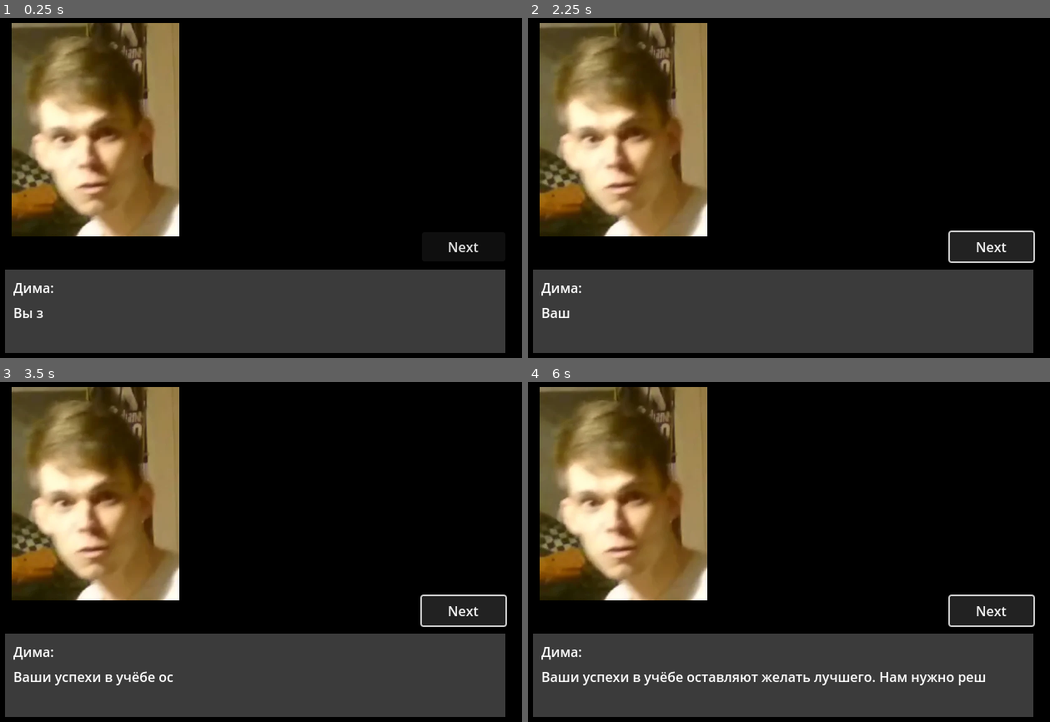
Above: before the commit, frames 1-4 (two rows, left to right).
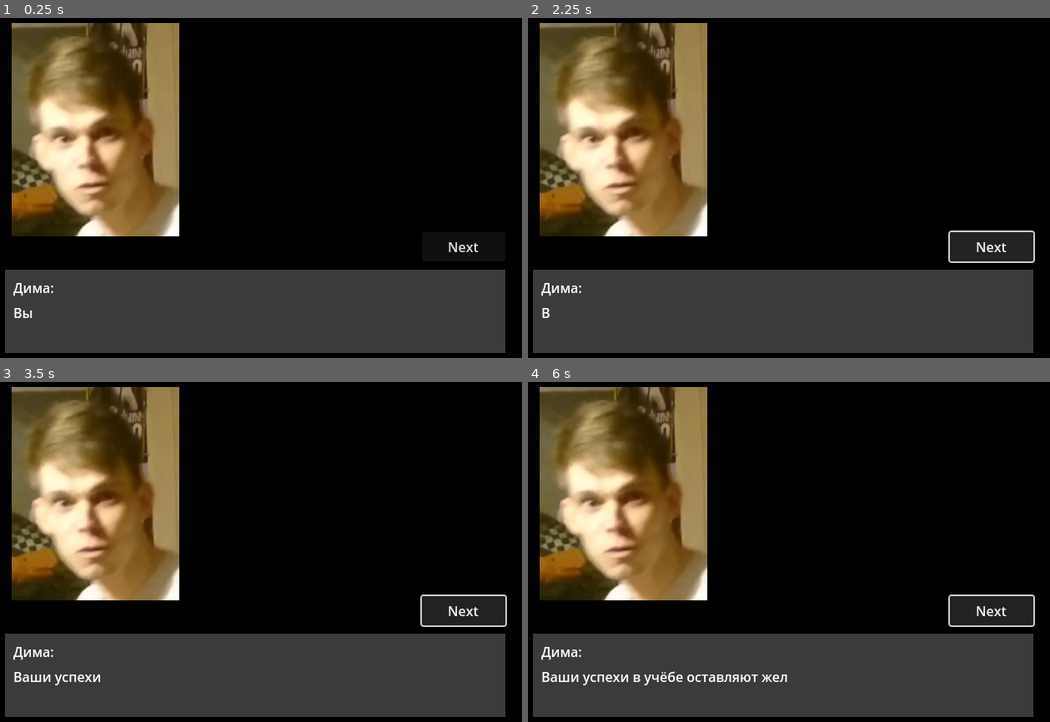
Above: after the commit, the same moments.

Repository: TOO-Nurmak-Studios/posvaga-rpg
Game: Godot game, scene res://dialog_scene/dialog.tscn
The game is run twice, just before and just after one commit, with the same random seed, the same clock (stepped at 60 frames per second) and the same inputs. This scene is started directly instead of the project's main scene.
Inputs:
- Up to frame 1 (0.25 s): no input
- Up to frame 2 (2.25 s): click "Next" at 0.5 s; click "Next" at 1.25 s; tap Enter (debug_action_1) at 2 s; hold Right (ui_right) from 2.03 s (still down); tap Down (select_next) at 2.1 s
- Up to frame 3 (3.5 s): release Right (ui_right) at 2.78 s; hold Left (ui_left) from 2.78 s (still down); tap Up (select_prev) at 2.85 s
- Up to frame 4 (6 s): release Left (ui_left) at 3.53 s; hold Right (ui_right) 3.53-5.03 s; tap Down (select_next) at 3.6, 5.1 s; tap Up (select_prev) at 4.35, 5.85 s; hold Left (ui_left) from 5.03 s (still down)

The runs differ from the first frame. In frame 1, less than 0.1% of the frame differs, in the area x 7-9%, y 86-89%; in frame 2, less than 0.1%; in frame 3, 0.2%; in frame 4, 0.5%, in the area x 49-88%, y 85-90%.

Commit message:
keys printing sounds

Diff:
--- a/dialog_scene/Dialog.gd
+++ b/dialog_scene/Dialog.gd
@@ -45,12 +45,12 @@
 func create_dialog_data():
 	var _units: Array[DialogUnit]
 	_units.resize(6)
-	_units[0] = DialogUnit.new(0, ReplicaData.new("Дима", "Вы знаете, зачем мы здесь собрались?", 20), [], 1)
-	_units[1] = DialogUnit.new(1, ReplicaData.new("Гриша", "Нет.", 10), [], 2)
-	_units[2] = DialogUnit.new(2, ReplicaData.new("Дима", "Ваши успехи в учёбе оставляют желать лучшего. Нам нужно решить этот вопрос..", 20), [], 3)
-	_units[3] = DialogUnit.new(3, ReplicaData.new("Гриша", "...", 2), [ChoiceOptionData.new("grisha-pls-no", "Не надо...", 4), ChoiceOptionData.new("grisha-eff", "Щас тебя порешаю", 5)], -1)
-	_units[4] = DialogUnit.new(4, ReplicaData.new("Дима", "<Взрыв>", 30), [], 6)
-	_units[5] = DialogUnit.new(5, ReplicaData.new("Дима", "Чё тявкнул, Бобик?", 5), [], 7)
+	_units[0] = DialogUnit.new(0, ReplicaData.new("Дима", "Вы знаете, зачем мы здесь собрались?", 10, "res://dialog_scene/key_press.wav"), [], 1)
+	_units[1] = DialogUnit.new(1, ReplicaData.new("Гриша", "Нет.", 10, "res://dialog_scene/key_press.wav"), [], 2)
+	_units[2] = DialogUnit.new(2, ReplicaData.new("Дима", "Ваши успехи в учёбе оставляют желать лучшего. Нам нужно решить этот вопрос...", 10, "res://dialog_scene/key_press.wav"), [], 3)
+	_units[3] = DialogUnit.new(3, ReplicaData.new("Гриша", "...", 10, "res://dialog_scene/key_press.wav"), [ChoiceOptionData.new("grisha-pls-no", "Не надо...", 4), ChoiceOptionData.new("grisha-eff", "Щас тебя порешаю", 5)], -1)
+	_units[4] = DialogUnit.new(4, ReplicaData.new("Дима", "<Взрыв>", 30, "res://dialog_scene/key_press.wav"), [], 6)
+	_units[5] = DialogUnit.new(5, ReplicaData.new("Дима", "Чё тявкнул, Бобик?", 10, "res://dialog_scene/key_press.wav"), [], 7)
 	var _speakers: Array[SpeakerData]
 	_speakers.resize(2)
 	_speakers[0] = SpeakerData.new("Дима", "res://sprites/dima.png", SpeakerData.Location.LEFT)
--- a/dialog_scene/ReplicaData.gd
+++ b/dialog_scene/ReplicaData.gd
@@ -4,8 +4,10 @@
 var text: String
 ## symbols per second
 var speed: float
+var sound_path: String
 
-func _init(_speaker_name: String, _text: String, _speed: float):
+func _init(_speaker_name: String, _text: String, _speed: float, _sound_path: String):
 	speaker_name = _speaker_name
 	text = _text
 	speed = _speed
+	sound_path = _sound_path
--- a/dialog_scene/ReplicasBox.gd
+++ b/dialog_scene/ReplicasBox.gd
@@ -2,12 +2,21 @@
 
 extends Control
 
+@export
+var delay_multiplier: float
+@export
+var min_pitch: float = 0.75
+@export
+var max_pitch: float = 1.25
+
 var full_text: String
 var seconds_before_next_symbol: float
 var is_printing: bool
+var sound_path: String
+var audio_source: AudioStreamPlayer
 
 func _ready():
-	pass
+	audio_source = get_node("AudioStreamPlayer")
 
 func _process(delta):
 	pass
@@ -15,19 +24,42 @@
 func set_replica(replica: ReplicaData):
 	$Rect/SpeakerNameLabel.text = replica.speaker_name + ":"
 	$Rect/TextLabel.text = ""
+	if sound_path != replica.sound_path:
+		audio_source.stream = load(replica.sound_path)
 	full_text = replica.text
 	seconds_before_next_symbol = 1 / replica.speed
 	is_printing = true
 	print_text()
 
 func print_text():
-	for symbol in full_text:
-		$Rect/TextLabel.text += symbol
-		await get_tree().create_timer(seconds_before_next_symbol).timeout
+	var prev_char = ''
+	for char in full_text:
+		await get_tree().create_timer(get_delay(prev_char, char)).timeout
+		if is_not_space(char):
+			play_sound()
 		if (not is_printing):
 			return
+		$Rect/TextLabel.text += char
+		prev_char = char
 	is_printing = false
 
 func show_full_text():
 	$Rect/TextLabel.text = full_text
 	is_printing = false
+
+func play_sound():
+	audio_source.stop()
+	audio_source.pitch_scale = randf_range(min_pitch, max_pitch)
+	audio_source.play()
+
+func is_not_space(char):
+	return char != " "
+
+func is_punctiation(char):
+	return ".,?!:;-".contains(char)
+
+func get_delay(prev_char, next_char):
+	if is_punctiation(prev_char) or next_char == '\n':
+		return seconds_before_next_symbol * delay_multiplier
+	else:
+		return seconds_before_next_symbol;
--- a/dialog_scene/dialog.tscn
+++ b/dialog_scene/dialog.tscn
@@ -22,6 +22,9 @@
 offset_bottom = -20.0
 grow_horizontal = 2
 grow_vertical = 0
+delay_multiplier = 5.0
+min_pitch = 0.7
+max_pitch = 0.8
 
 [node name="ChoicesBox" parent="CanvasLayer" instance=ExtResource("3_0xo40")]
 process_mode = 3
--- a/dialog_scene/replicas_box.tscn
+++ b/dialog_scene/replicas_box.tscn
@@ -37,3 +37,5 @@
 offset_bottom = 90.0
 text = "Sample textSample textSample textSample textSample textSample textSample textSample textSample textSample textSample text"
 autowrap_mode = 2
+
+[node name="AudioStreamPlayer" type="AudioStreamPlayer" parent="."]
Not shown, added: dialog_scene/key_press.wav.import
Not shown, added: dialog_scene/key_press.wav
